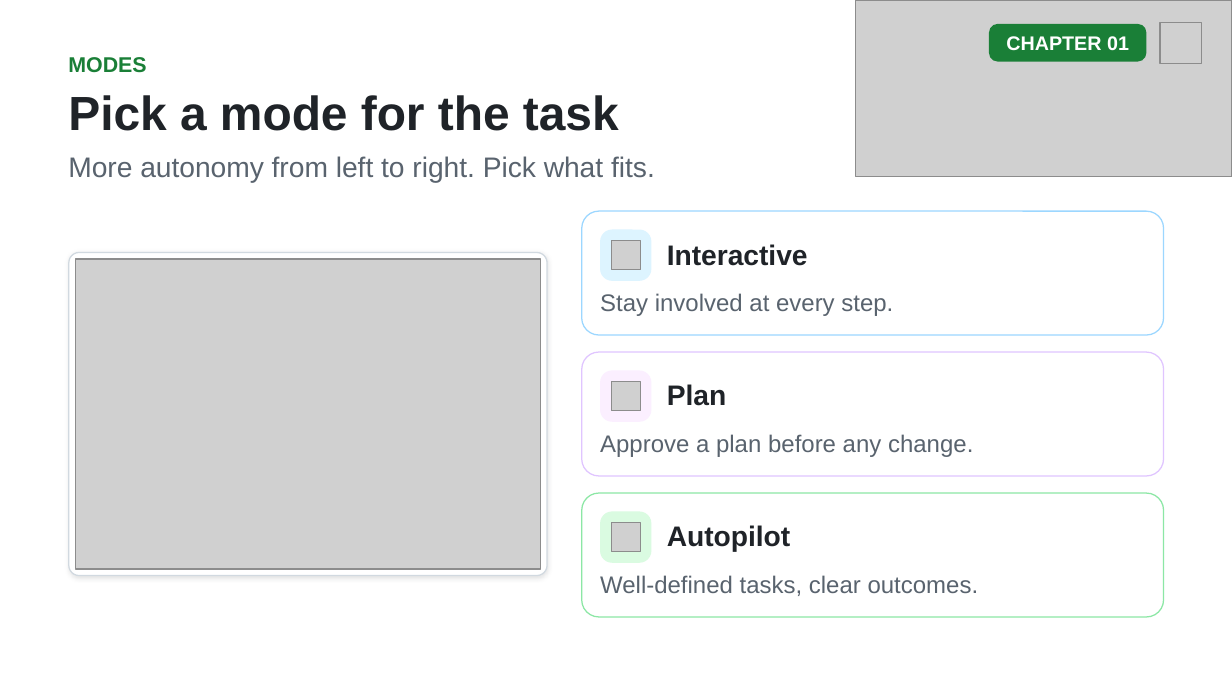
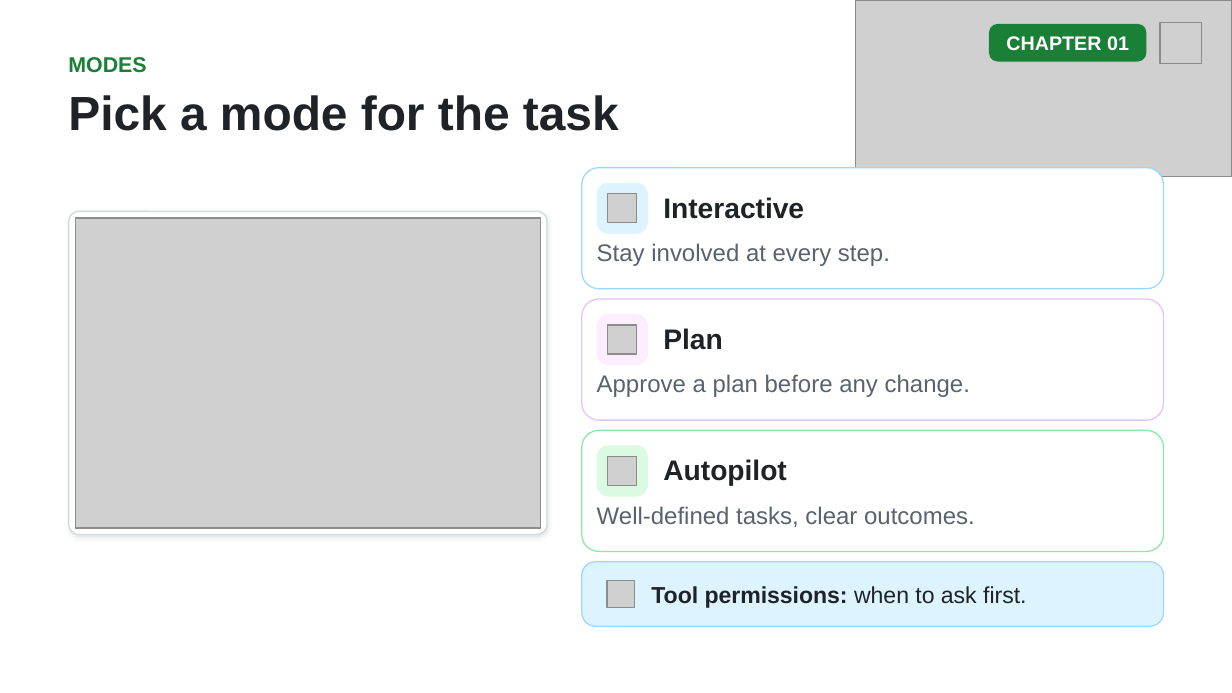
Before and after one commit to github/copilot-app-for-beginners, a slide deck: slide 13 of slides/01-tour-the-app.pptx. Drawn at 1232x693 pixels with LibreOffice and Linux fonts; fonts in the diff are those of the drawing; grey boxes stand for pictures. Boxes give left, top, right and bottom in pixels: in the first picture for what was removed or moved away, otherwise in the second. Text is boxed around its words. In the diff, an @@ line names an element or a change of style, - is before the commit and + after.

```diff
--- a/slides/01-tour-the-app.pptx
+++ b/slides/01-tour-the-app.pptx
@@ text removed at [68,156,655,183] @@
-More autonomy from left to right. Pick what fits.
@@ rounded rectangle: place and size @@
-rounded rectangle at [582,211,1163,335]
+rounded rectangle at [582,168,1163,288]
@@ 1 picture, 1 text, 1 rounded rectangle: place and size @@
-1 picture, 1 text, 1 rounded rectangle at [600,229,808,281]
+1 picture, 1 text, 1 rounded rectangle at [596,182,804,234]
@@ rounded rectangle: place and size @@
-rounded rectangle at [69,253,547,575]
+rounded rectangle at [69,212,547,535]
@@ picture: place and size @@
-picture at [75,259,541,569]
+picture at [75,218,541,529]
@@ text "Stay involved at every step.": place and size @@
-text "Stay involved at every step." at [600,293,893,316]
+text "Stay involved at every step." at [597,243,890,266]
@@ rounded rectangle: place and size @@
-rounded rectangle at [582,352,1163,477]
+rounded rectangle at [582,299,1163,420]
@@ 1 picture, 1 text, 1 rounded rectangle: place and size @@
-1 picture, 1 text, 1 rounded rectangle at [600,371,726,423]
+1 picture, 1 text, 1 rounded rectangle at [596,314,722,366]
@@ text "Approve a plan before any ...": place and size @@
-text "Approve a plan before any ..." at [600,434,973,457]
+text "Approve a plan before any ..." at [597,374,970,397]
@@ proportions changed in 3 elements at [582,168,1163,288], [582,299,1163,420], [582,430,1163,551] @@
@@ rounded rectangle: place and size @@
-rounded rectangle at [582,493,1163,617]
+rounded rectangle at [582,430,1163,551]
@@ 1 picture, 1 text, 1 rounded rectangle: place and size @@
-1 picture, 1 text, 1 rounded rectangle at [600,511,790,563]
+1 picture, 1 text, 1 rounded rectangle at [596,445,786,496]
@@ text "Well-defined tasks, clear outcomes.": place and size @@
-text "Well-defined tasks, clear outcomes." at [600,575,979,596]
+text "Well-defined tasks, clear outcomes." at [597,506,975,527]
@@ rounded rectangle added at [582,562,1163,626], fill #DDF4FF, outline #9CD7FF 0.75 pt @@
@@ picture added at [607,580,634,607] @@
@@ text added at [651,586,1026,608], 13.5 pt, text #1F2328, bold @@
+Tool permissions: when to ask first.
```
Also in this commit, not shown: 1 slide added, 2 other files.
